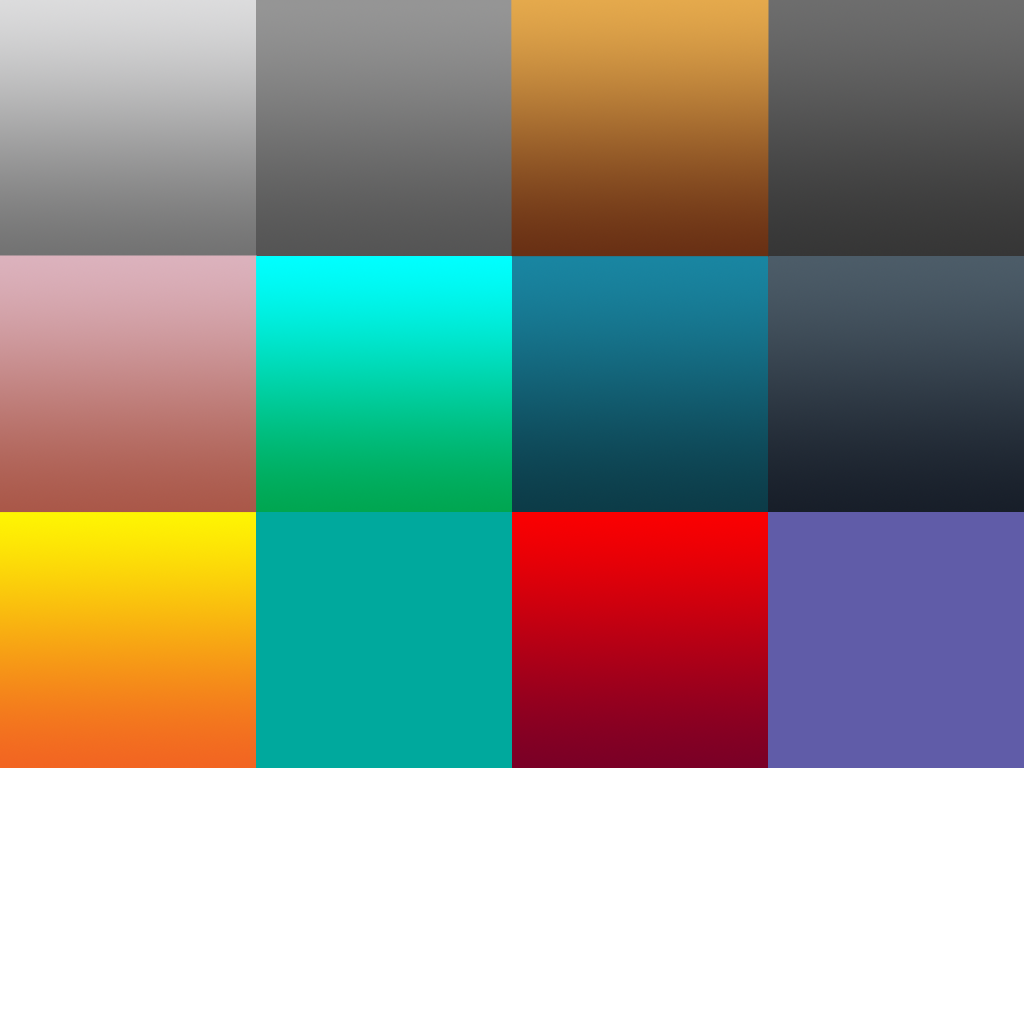
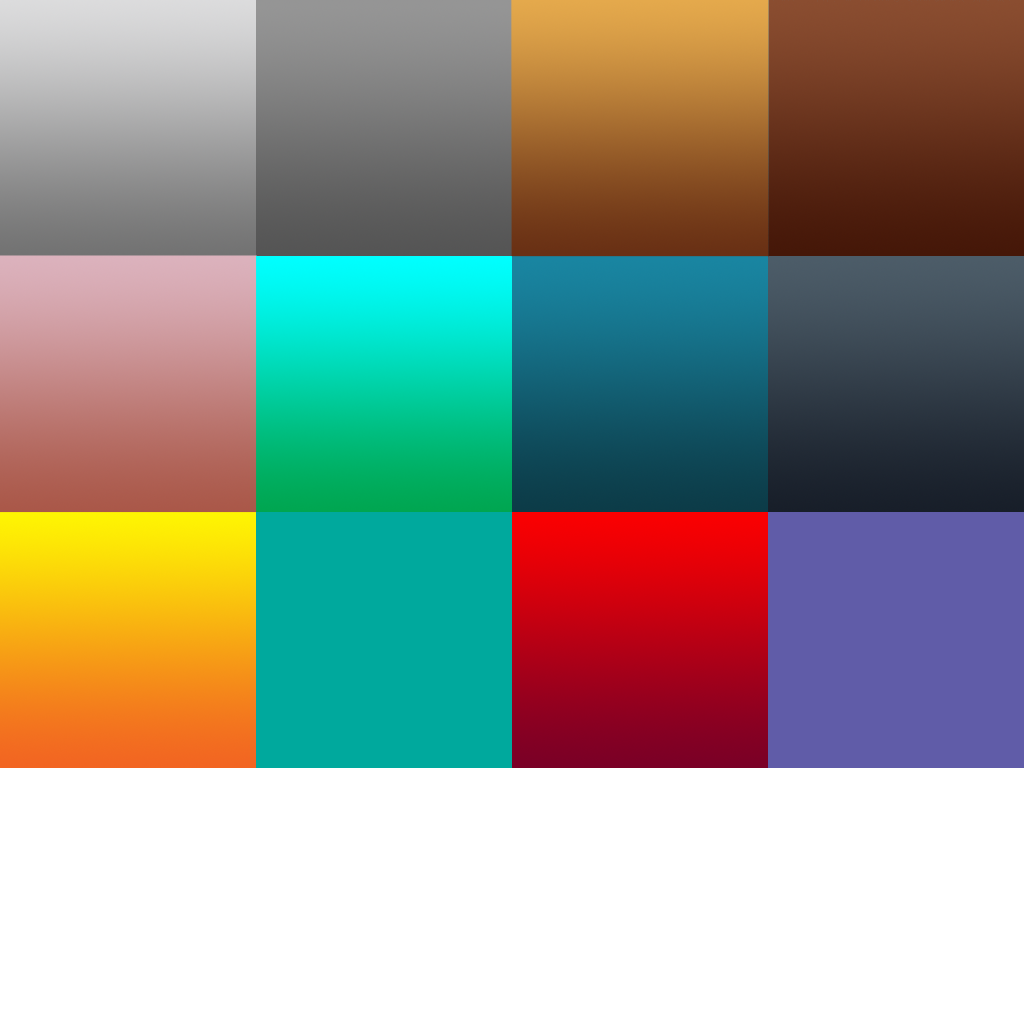
Layers edited between the first and the second 1024 x 1024 image:
painted on "Rectangle 1 copy" over [768, 0, 1024, 256]
